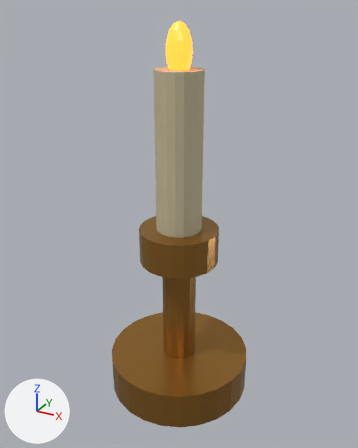
Two versions of the glTF model public/assets/models/props/lawson-house/brass-candlestick.glb, one commit apart.
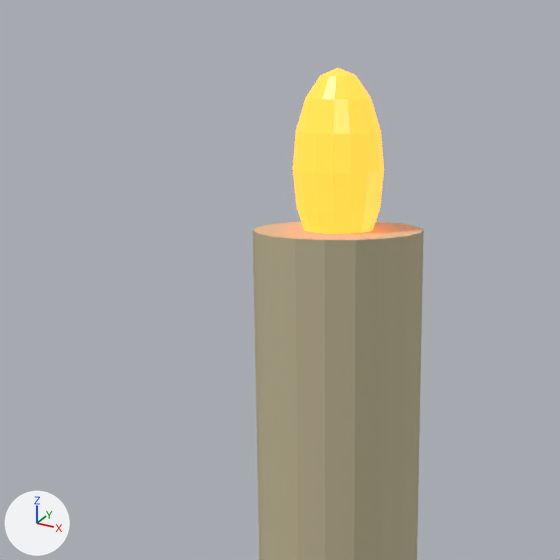
The first picture shows the older version from a camera (50 mm lens) standing at (0.437, -0.795, 0.781) and looking at (-0.001, 0.001, 0.383). The close-ups show the older and then the newer version on the part from 22% to 69% of the width and 0% to 38% of the height of that picture. Only the edits that show in the close-ups are written down. The axes (+X, +Y, +Z) are drawn at lower left. The lights are the same throughout. Where no turn or scale is listed for an object, it has been applied to the vertices.

Names of what the first close-up shows: 'Candle', 'LampFlame_Candlestick'.
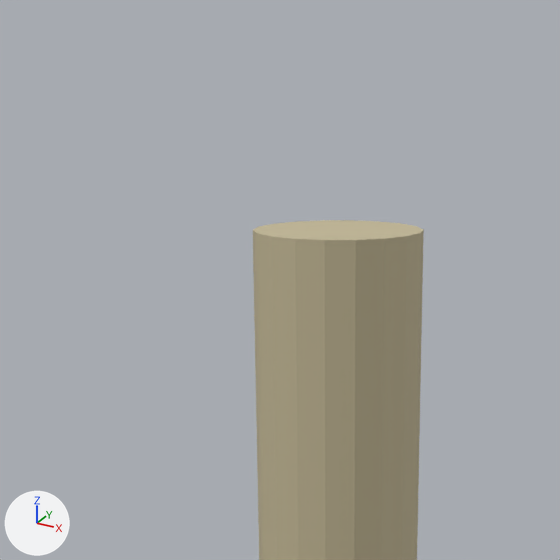
Changed parts and their boxes [x1, y1, x2, y2] in the close-ups (560 x 560 px):
'LampFlame_Candlestick', deleted: before [293, 68, 384, 234]

Edits to the bpy script that builds the scene:
```text
Remove ob_lampflame_candlestick:
    ob_lampflame_candlestick = bpy.data.objects.new('LampFlame_Candlestick', me_sphere)
    ob_lampflame_candlestick.location = (0.0, 0.0, 0.71)
```
